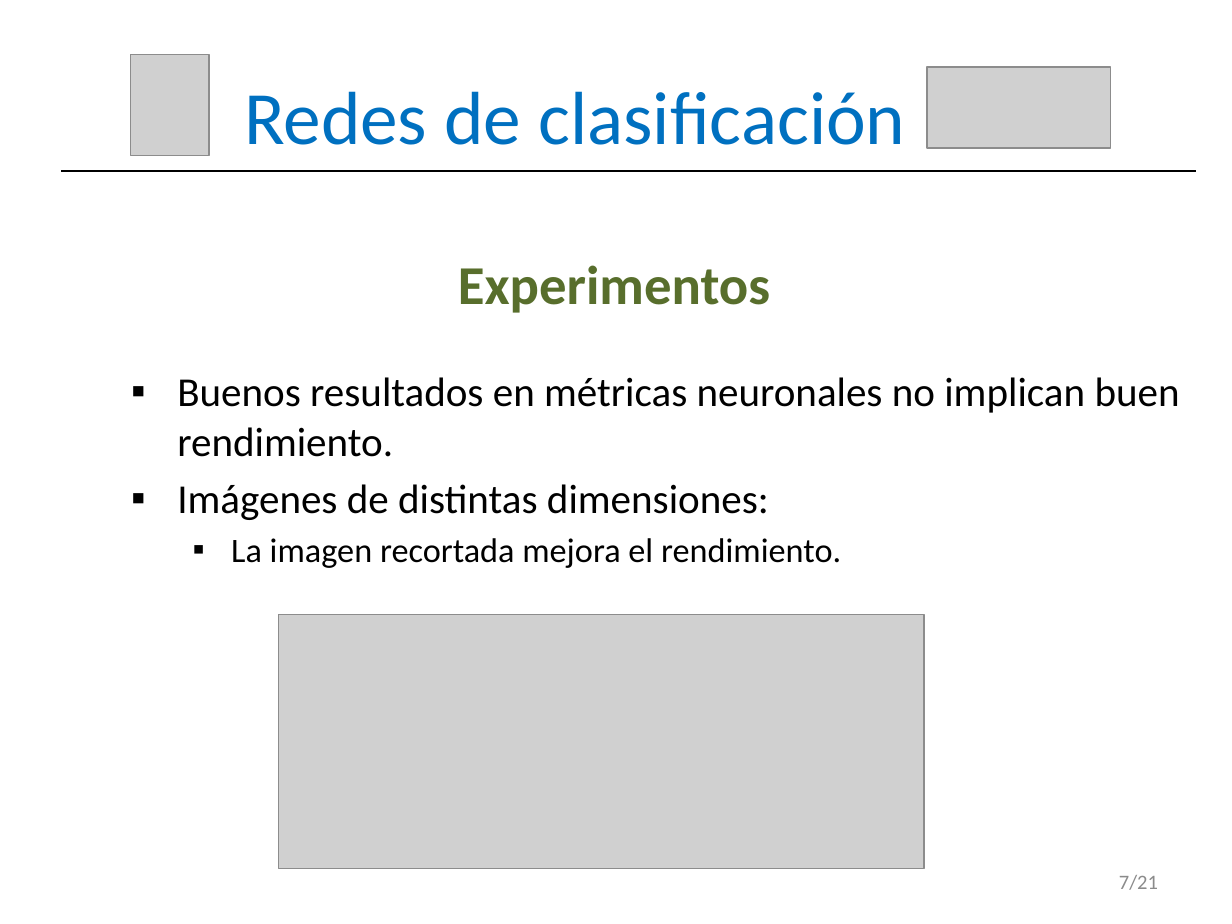
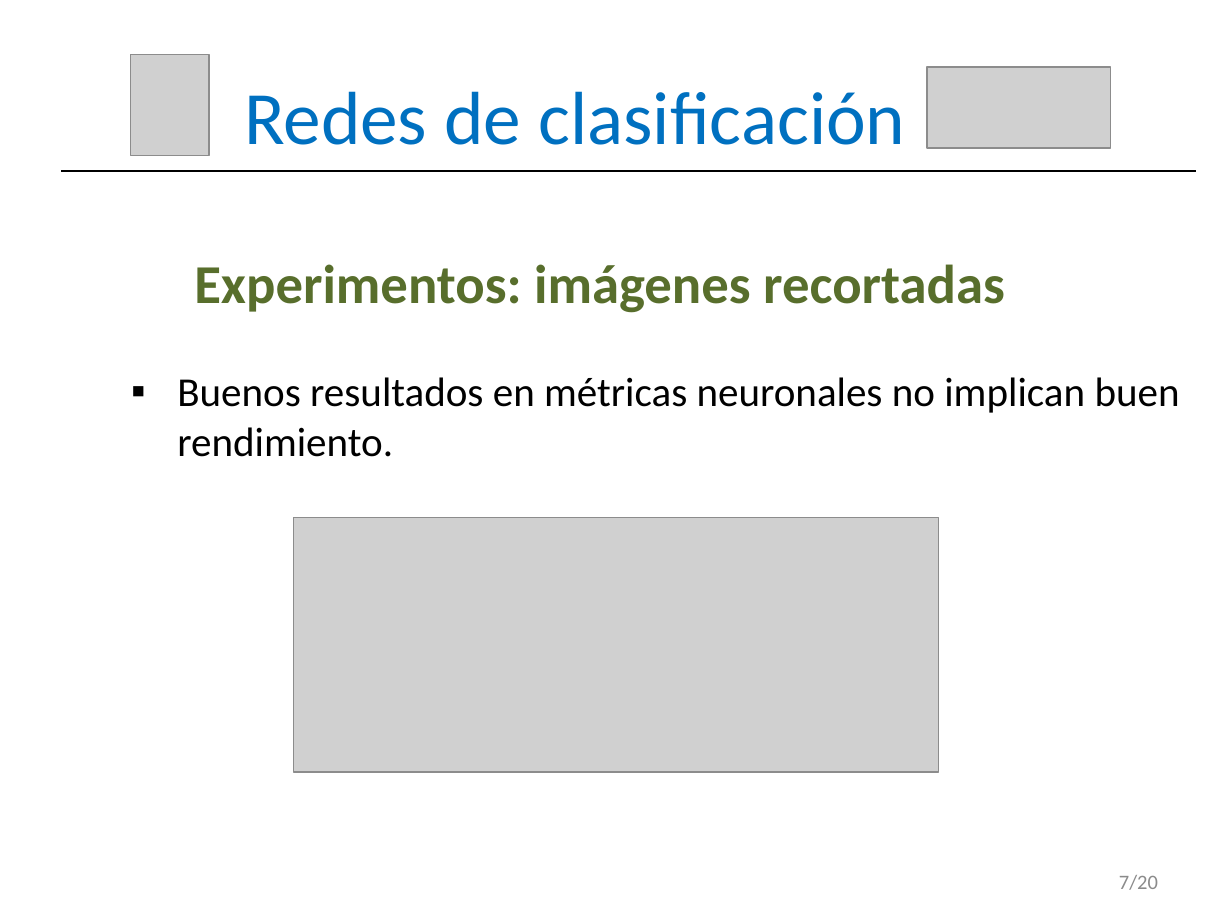
Before and after one commit to RoboticsLabURJC/2017-tfm-vanessa-fernandez, a slide deck: slide 8 of Memoria/Presentación.pptx. Drawn at 1232x924 pixels with LibreOffice and Linux fonts; fonts in the diff are those of the drawing; grey boxes stand for pictures. Boxes give left, top, right and bottom in pixels: in the first picture for what was removed or moved away, otherwise in the second. Text is boxed around its words. In the diff, an @@ line names an element or a change of style, - is before the commit and + after.

```diff
--- a/Memoria/Presentación.pptx
+++ b/Memoria/Presentación.pptx
@@ text at [194, 264, 1005, 313]: text changed @@
-Experimentos
+Experimentos: imágenes recortadas
@@ text at [177, 484, 841, 568]: paragraphs removed @@
-▪ Imágenes de distintas dimensiones:
-  ▪ La imagen recortada mejora el rendimiento.
@@ picture: place and size @@
-picture at [278, 615, 924, 870]
+picture at [293, 517, 939, 772]
@@ text at [1119, 875, 1158, 890]: text changed @@
-7/21
+7/20
```
Also in this commit, not shown: 19 other slides changed, 1 slide removed.
